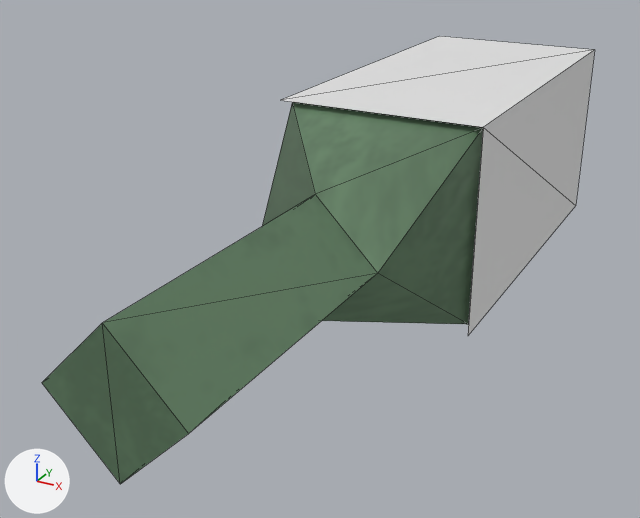
Before and after pictures for a commit that changed the glTF model assets/player_gun.glb.
Both versions are drawn from a 50 mm camera at (3.48, -9.57, 3.14) aimed at (-0.46, -2.41, -0.44). Lighting does not change. The marker at lower left points along +X, +Y and +Z. Mesh edges are drawn as thin lines. Where no turn or scale is listed for an object, it has been applied to the vertices.
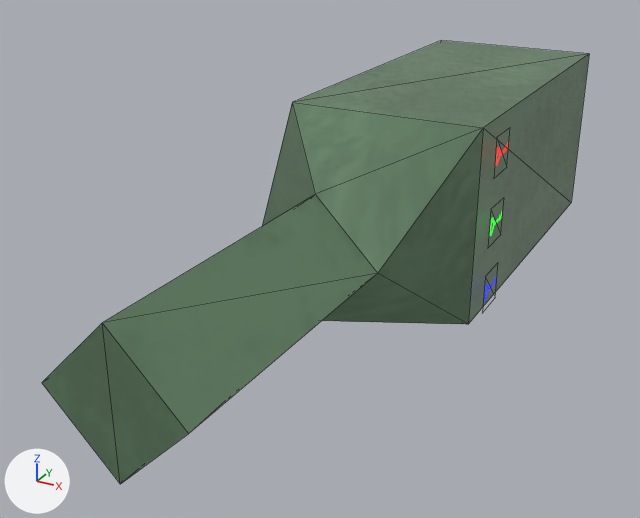
Boxes [x1, y1, x2, y2] around the edits, measured in the pictures (640 x 518 px):
'Cube.001', deleted
    before: [282, 36, 595, 335]
'Key0', added
    after: [495, 142, 508, 167]
'Key1', added
    after: [490, 211, 502, 236]
'Key2', added
    after: [484, 275, 497, 302]

The change, as a diff of the scene's bpy script:
```diff
--- a/assets/player_gun.glb.py
+++ b/assets/player_gun.glb.py
@@ img_key1 @@
+img_key1 = load_image('key1', '_unpacked/key1', 256, 256, 'sRGB')
@@ img_key0_key1 @@
+img_key0_key1 = load_image('key0-key1', '_unpacked/key0-key1', 256, 256, 'sRGB')
@@ img_key0 @@
+img_key0 = load_image('key0', '_unpacked/key0', 256, 256, 'sRGB')
@@ img_key2_key1 @@
+img_key2_key1 = load_image('key2-key1', '_unpacked/key2-key1', 256, 256, 'sRGB')
@@ img_key2 @@
+img_key2 = load_image('key2', '_unpacked/key2', 256, 256, 'sRGB')
@@ mat_key1 @@
+mat_key1 = bpy.data.materials.new('Key1')
+# uses the picture img_key1
@@ mat_key0 @@
+mat_key0 = bpy.data.materials.new('Key0')
+# uses the picture img_key0
+# uses the picture img_key0_key1
@@ mat_key2 @@
+mat_key2 = bpy.data.materials.new('Key2')
+# uses the picture img_key2
+# uses the picture img_key2_key1
@@ me_plane_002 @@
+me_plane_002.from_pydata(...)  # 4 vertices, 2 faces; spans x 0.0, y -0.198..0.198, z -0.198..0.198
+me_plane_002.materials.append(mat_key1)
@@ me_plane_001 @@
+me_plane_001.from_pydata(...)  # 4 vertices, 2 faces; spans x 0.0, y -0.198..0.198, z -0.198..0.198
+me_plane_001.materials.append(mat_key0)
@@ me_plane @@
+me_plane.from_pydata(...)  # 4 vertices, 2 faces; spans x 0.0, y -0.198..0.198, z -0.198..0.198
+me_plane.materials.append(mat_key2)
@@ ob_cube_001 @@
-ob_cube_001 = bpy.data.objects.new('Cube.001', me_cube_001)
-ob_cube_001.location = (0.0, 0.0, 0.0)
@@ ob_key1 @@
+ob_key1 = bpy.data.objects.new('Key1', me_plane_002)
+ob_key1.location = (1.1, -1.7, 0.0)
@@ ob_key0 @@
+ob_key0 = bpy.data.objects.new('Key0', me_plane_001)
+ob_key0.location = (1.1, -1.7, 0.7)
@@ ob_key2 @@
+ob_key2 = bpy.data.objects.new('Key2', me_plane)
+ob_key2.location = (1.1, -1.7, -0.7)
```
